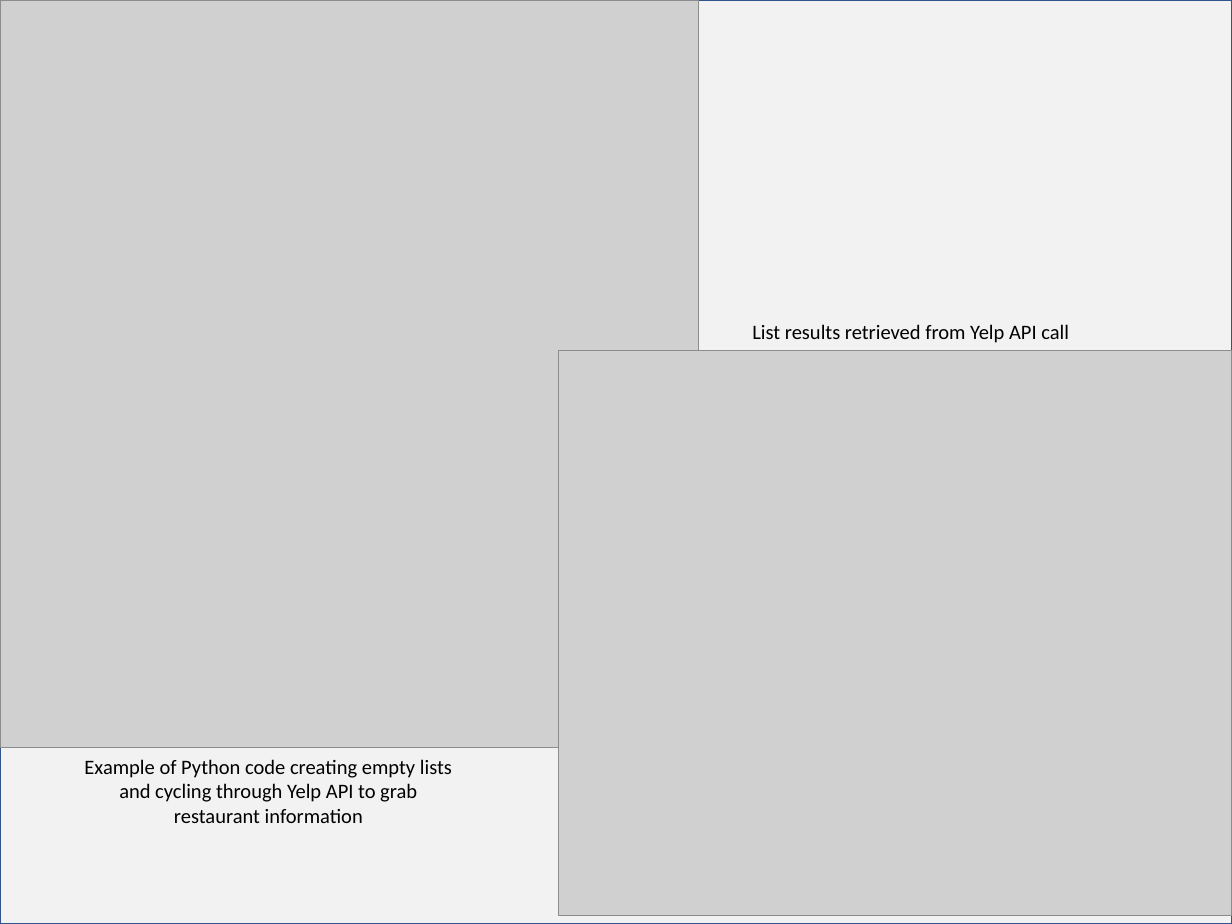
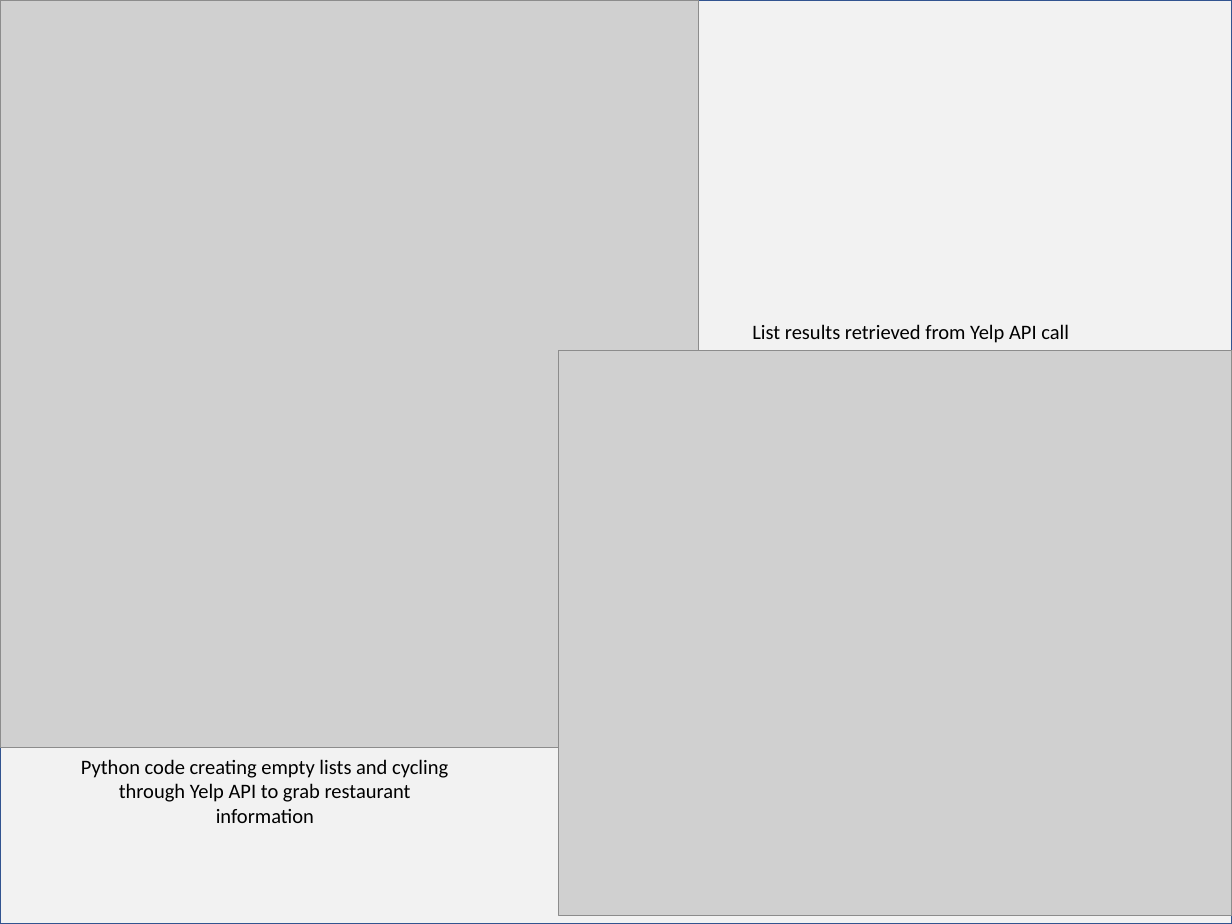
Before and after one commit to abrahambenaim/ETL-Project, a slide deck: slide 7 of ETL Project - CHAMPS.pptx (slide 5 before the commit). Drawn at 1232x924 pixels with LibreOffice and Linux fonts; fonts in the diff are those of the drawing; grey boxes stand for pictures. Boxes give left, top, right and bottom in pixels: in the first picture for what was removed or moved away, otherwise in the second. Text is boxed around its words. In the diff, an @@ line names an element or a change of style, - is before the commit and + after.

```diff
--- a/ETL Project - CHAMPS.pptx
+++ b/ETL Project - CHAMPS.pptx
@@ text at (81, 759, 448, 823): text changed @@
-Example of Python code creating empty lists and cycling through Yelp API to grab restaurant information
+Python code creating empty lists and cycling through Yelp API to grab restaurant information
```
Also in this commit, not shown: 3 other slides changed, 4 slides added, 1 slide removed.
